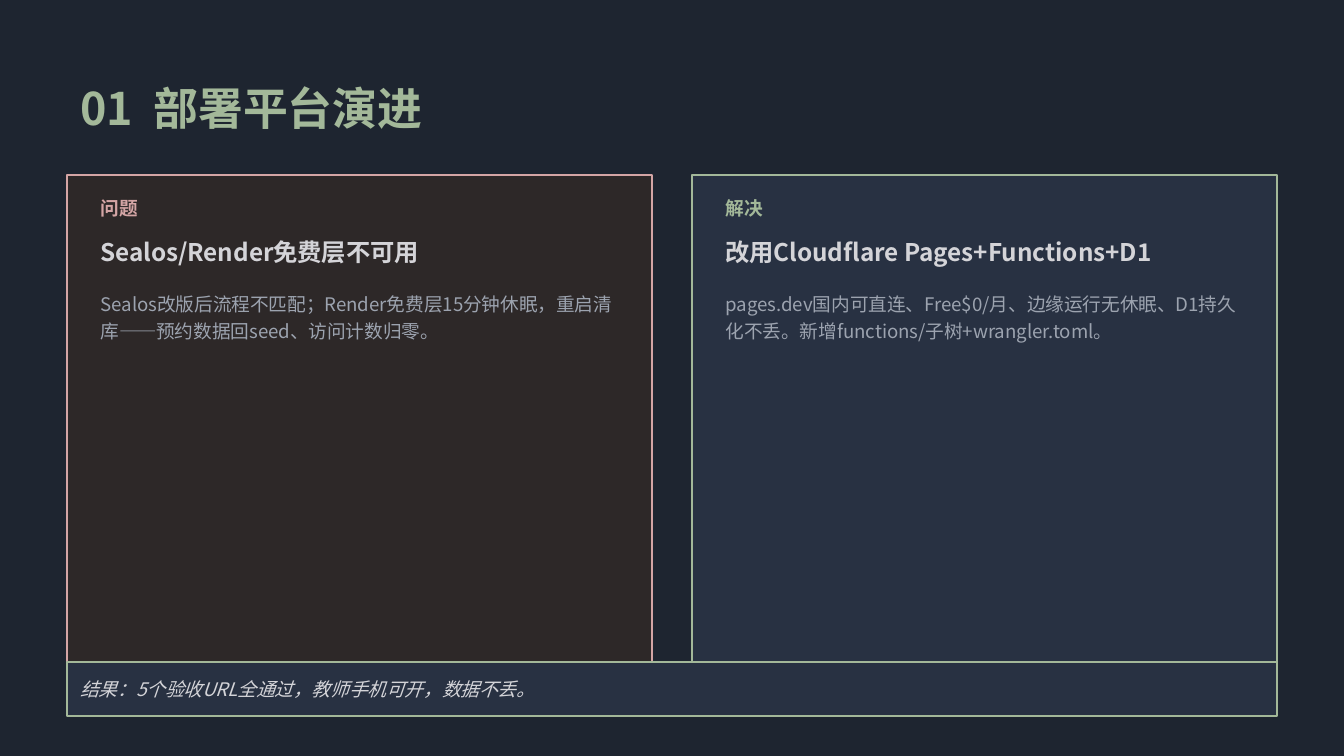
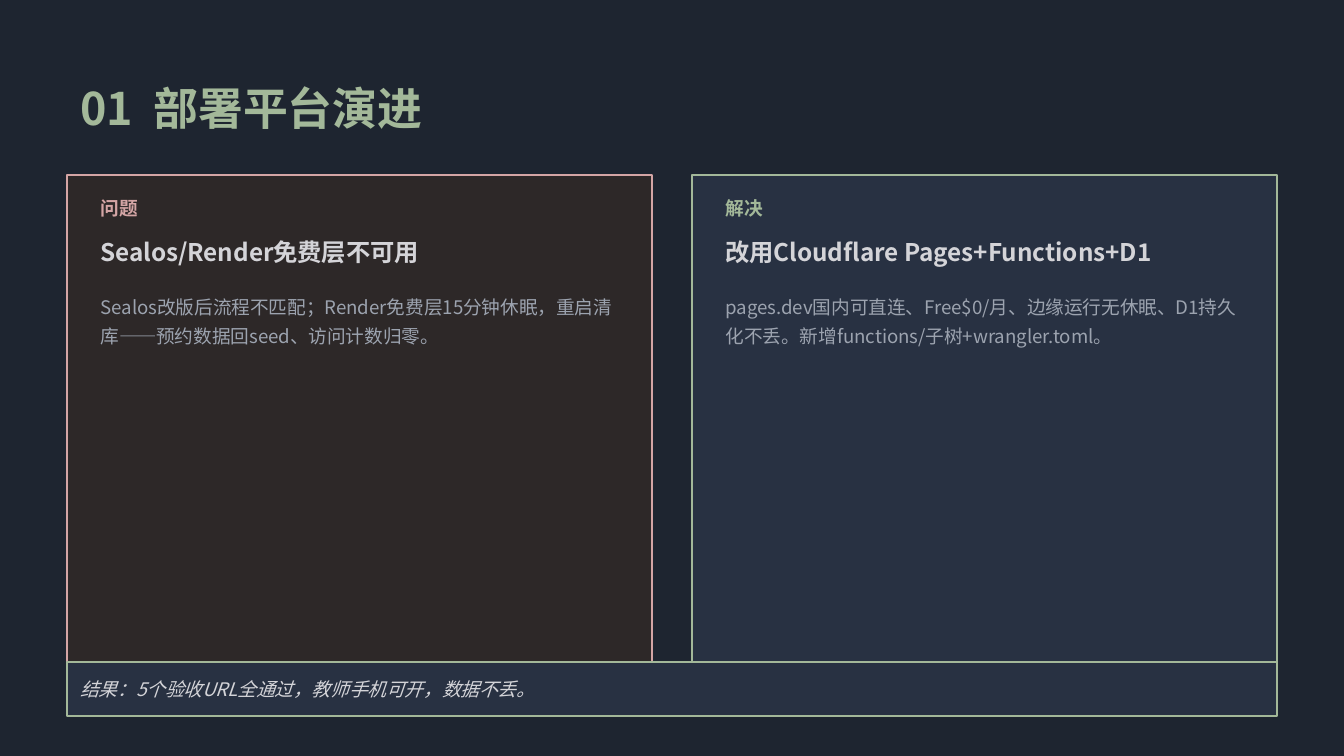
Before and after one commit to yoshino449/caojunyue, a slide deck: slide 2 of docs/路演PPT.pptx. Drawn at 1344x756 pixels with LibreOffice and Linux fonts; fonts in the diff are those of the drawing. Boxes give left, top, right and bottom in pixels: in the first picture for what was removed or moved away, otherwise in the second. Text is boxed around its words. In the diff, an @@ line names an element or a change of style, - is before the commit and + after.

```diff
--- a/docs/路演PPT.pptx
+++ b/docs/路演PPT.pptx
@@ text "Sealos改版后流程不匹配；Render免费层15分钟休眠，重启清库——预约数据回seed、访问计数归零。" at (101, 298, 613, 345): line spacing 1.2 to 1.3 @@
@@ text "pages.dev国内可直连、Free$0/月、边缘运行无休眠、D1持久化不丢。新增functions/子树+wrang ..." at (726, 298, 1237, 348): line spacing 1.2 to 1.3 @@
```
Also in this commit, not shown: 4 other slides changed, 1 other file.
